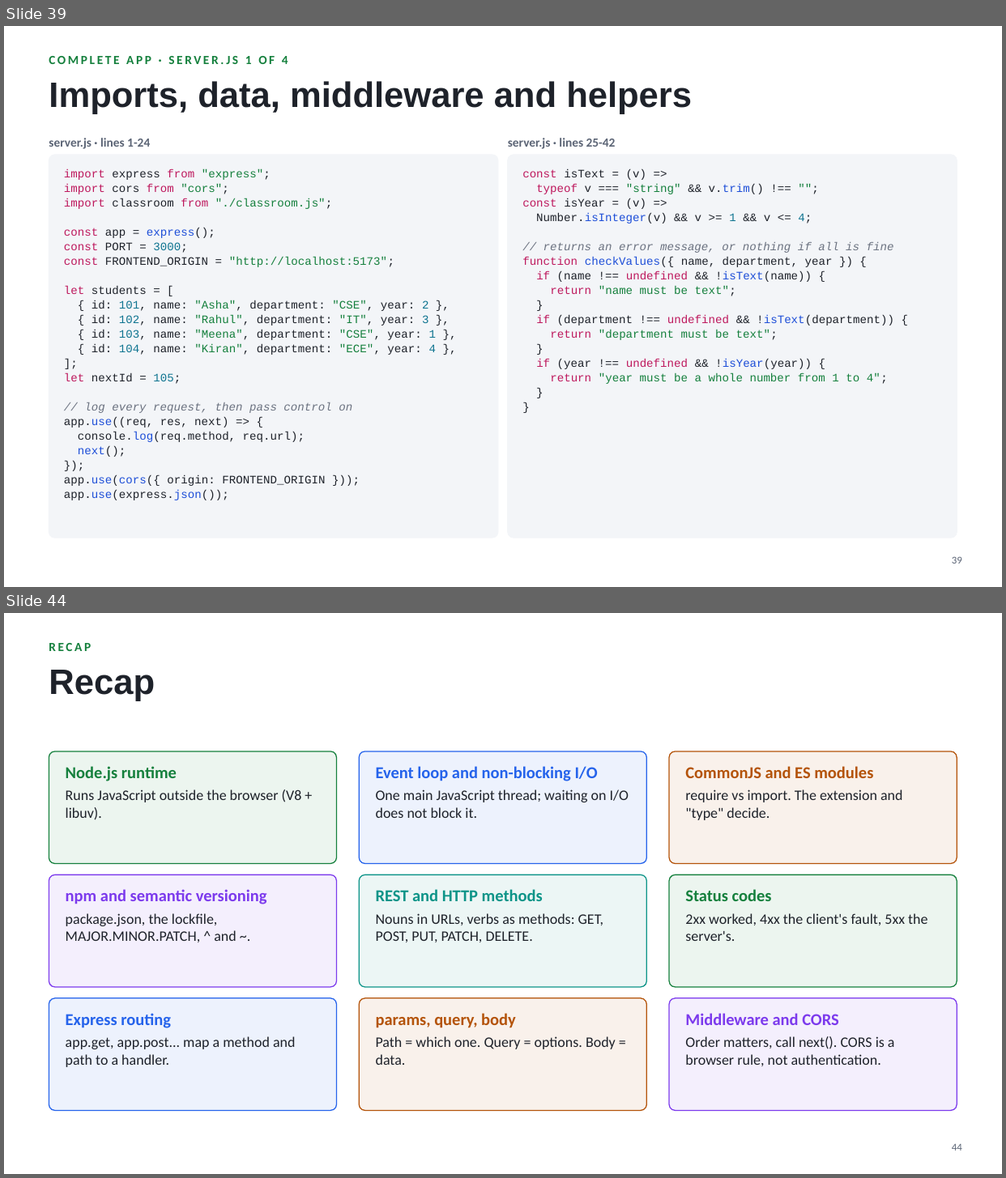
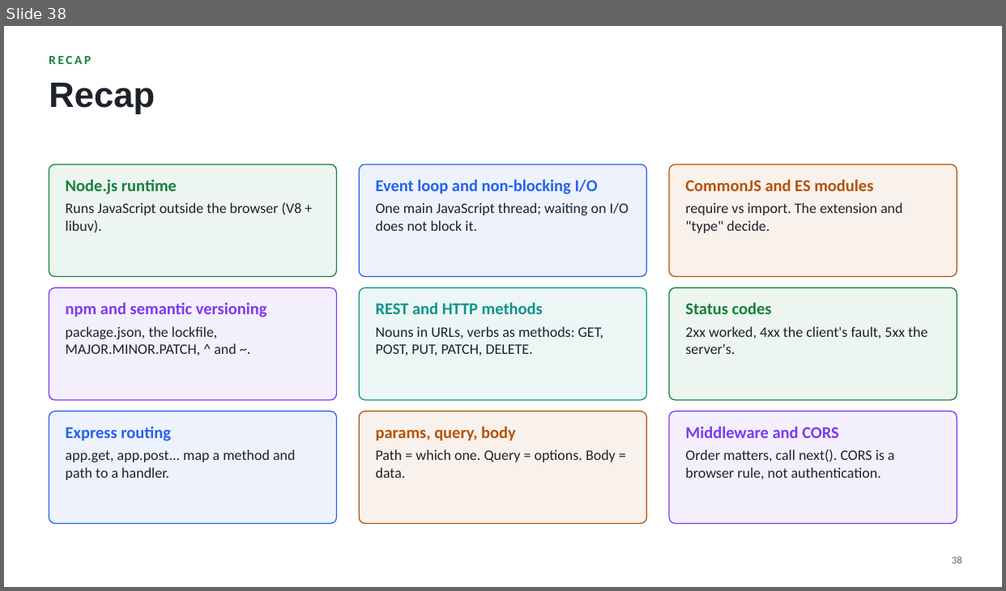
Before and after one commit to shreyaskumars-commits/school-management, a slide deck: Node_Express_Backend.pptx. Shown one above the other, each under a label of ours: slides 39 and 44 before the commit, slide 38 after it; the slides between them are not shown. The pictures are 1006x1178 and 1006x591 pixels, drawn with LibreOffice and Linux fonts; fonts in the diff are those of the drawing. Boxes give left, top, right and bottom in pixels: in the first picture for what was removed or moved away, otherwise in the second. Text is boxed around its words. In the diff, an @@ line names an element or a change of style, - is before the commit and + after.

```diff
--- a/Node_Express_Backend.pptx
+++ b/Node_Express_Backend.pptx
@@ slide 39 removed at (4,26,1002,587), background #FFFFFF @@
@@ text removed at (49,56,288,64) @@
-COMPLETE APP · SERVER.JS 1 OF 4
@@ title removed at (49,81,692,114) @@
-Imports, data, middleware and helpers
@@ text removed at (49,138,150,149) @@
-server.js · lines 1-24
@@ text removed at (508,138,616,149) @@
-server.js · lines 25-42
@@ rounded rectangle removed at (49,155,498,538) @@
@@ text removed at (64,169,436,501) @@
-import express from "express";
-import cors from "cors";
-import classroom from "./classroom.js";
-const app = express();
-const PORT = 3000;
-const FRONTEND_ORIGIN = "http://localhost:5173";
-let students = [
-{ id: 101, name: "Asha", department: "CSE", year: 2 },
-{ id: 102, name: "Rahul", department: "IT", year: 3 },
-{ id: 103, name: "Meena", department: "CSE", year: 1 },
-{ id: 104, name: "Kiran", department: "ECE", year: 4 },
-];
-let nextId = 105;
-// log every request, then pass control on
-app.use((req, res, next) => {
-console.log(req.method, req.url);
-next();
-});
-app.use(cors({ origin: FRONTEND_ORIGIN }));
-app.use(express.json());
@@ rounded rectangle removed at (508,155,957,538) @@
@@ text removed at (522,169,894,384) @@
-const isText = (v) =>
-typeof v === "string" && v.trim() !== "";
-const isYear = (v) =>
-Number.isInteger(v) && v >= 1 && v <= 4;
-// returns an error message, or nothing if all is fine
-function checkValues({ name, department, year }) {
-if (name !== undefined && !isText(name)) {
-return "name must be text";
-}
-if (department !== undefined && !isText(department)) {
-return "department must be text";
-}
-if (year !== undefined && !isYear(year)) {
-return "year must be a whole number from 1 to 4";
-}
-}
@@ page number removed at (952,557,962,564) @@
-39
@@ what was slide 44 is now slide 38 @@
@@ page number at (952,557,962,564): text changed @@
-44
+38
```
Also in this commit, not shown: 16 slides changed, 3 slides added, 8 other slides removed, 38 other files.
